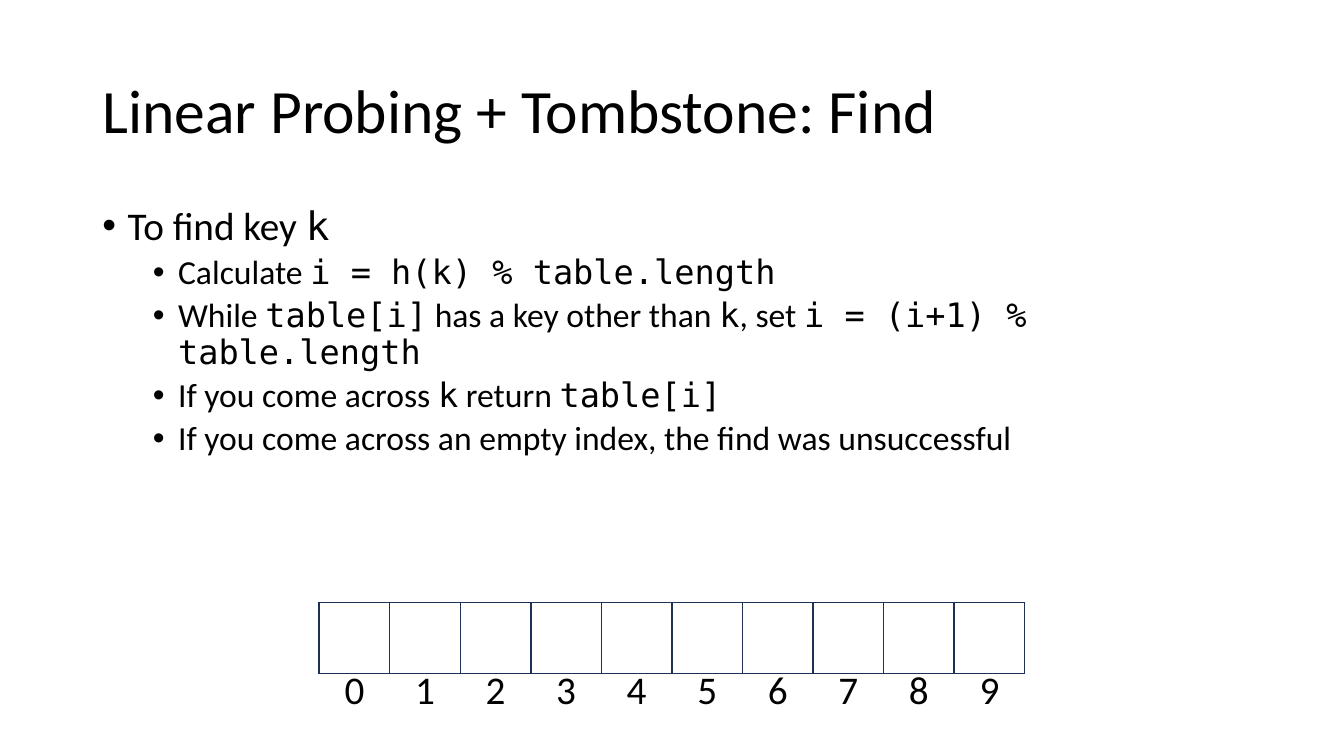
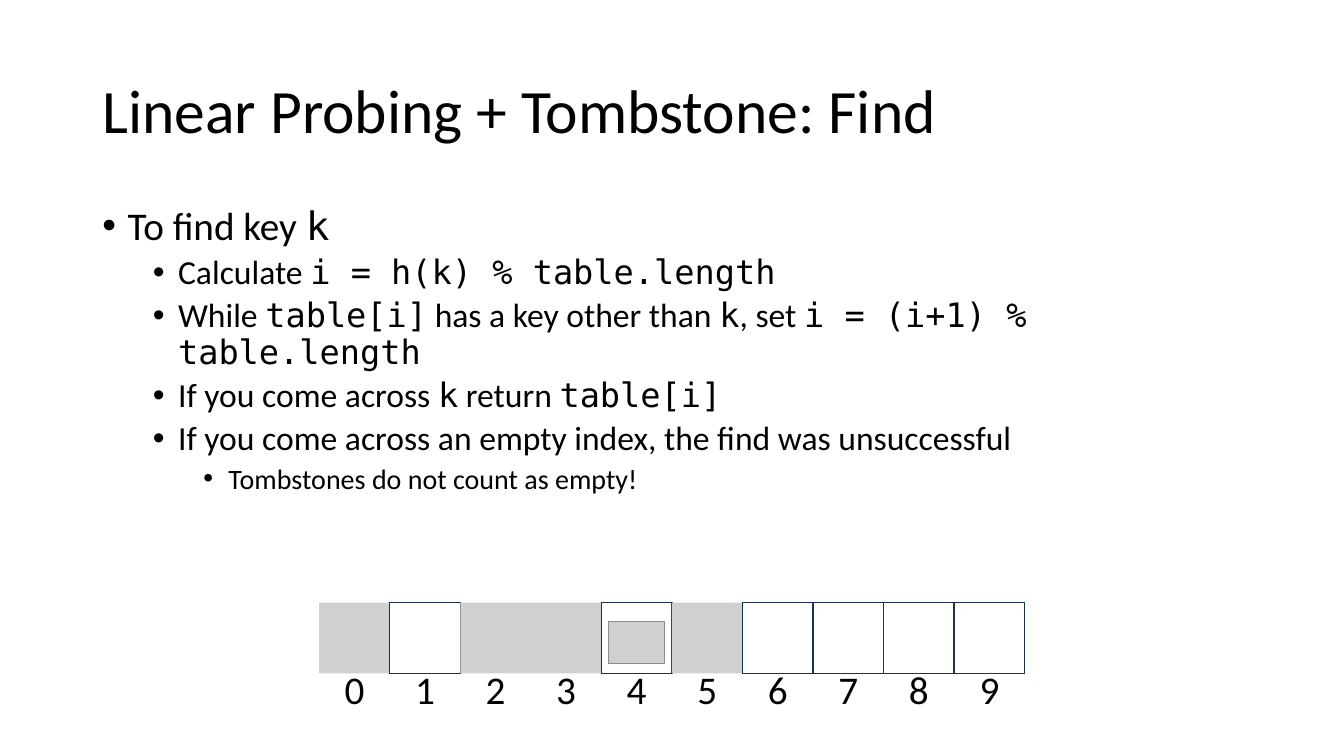
Before and after one commit to natebrunelle/cse332, a slide deck: slide 24 of markdown/files/slides/lecture11_hashtables2.pptx (slide 30 before the commit). Drawn at 1344x756 pixels with LibreOffice and Linux fonts; fonts in the diff are those of the drawing; grey boxes stand for pictures. Boxes give left, top, right and bottom in pixels: in the first picture for what was removed or moved away, otherwise in the second. Text is boxed around its words. In the diff, an @@ line names an element or a change of style, - is before the commit and + after.

```diff
--- a/markdown/files/slides/lecture11_hashtables2.pptx
+++ b/markdown/files/slides/lecture11_hashtables2.pptx
@@ text at [228, 469, 637, 494]: paragraph added @@
+    • Tombstones do not count as empty!
@@ group added at [320, 603, 743, 674]: 5 pictures @@
@@ group removed at [320, 603, 743, 674]: 4 rectangles @@
```
Also in this commit, not shown: 12 other slides changed, 6 slides removed, 7 other files.
